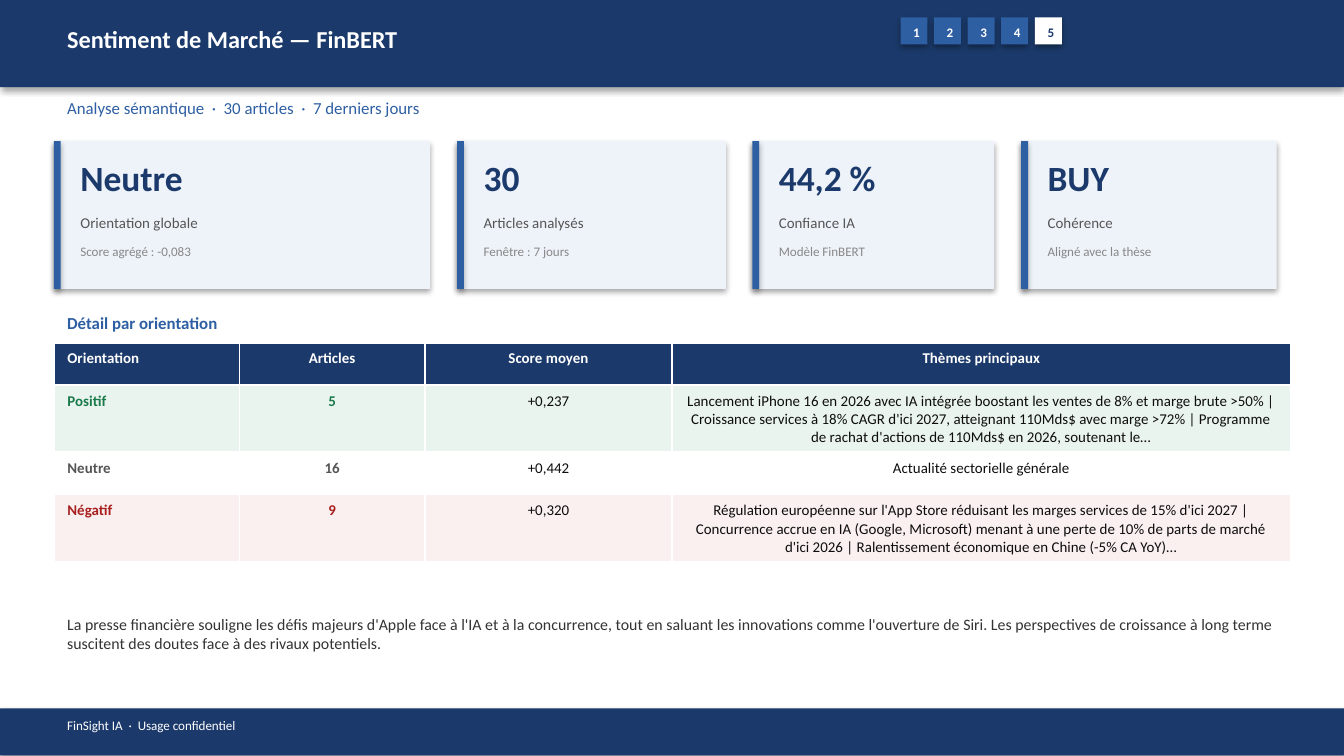
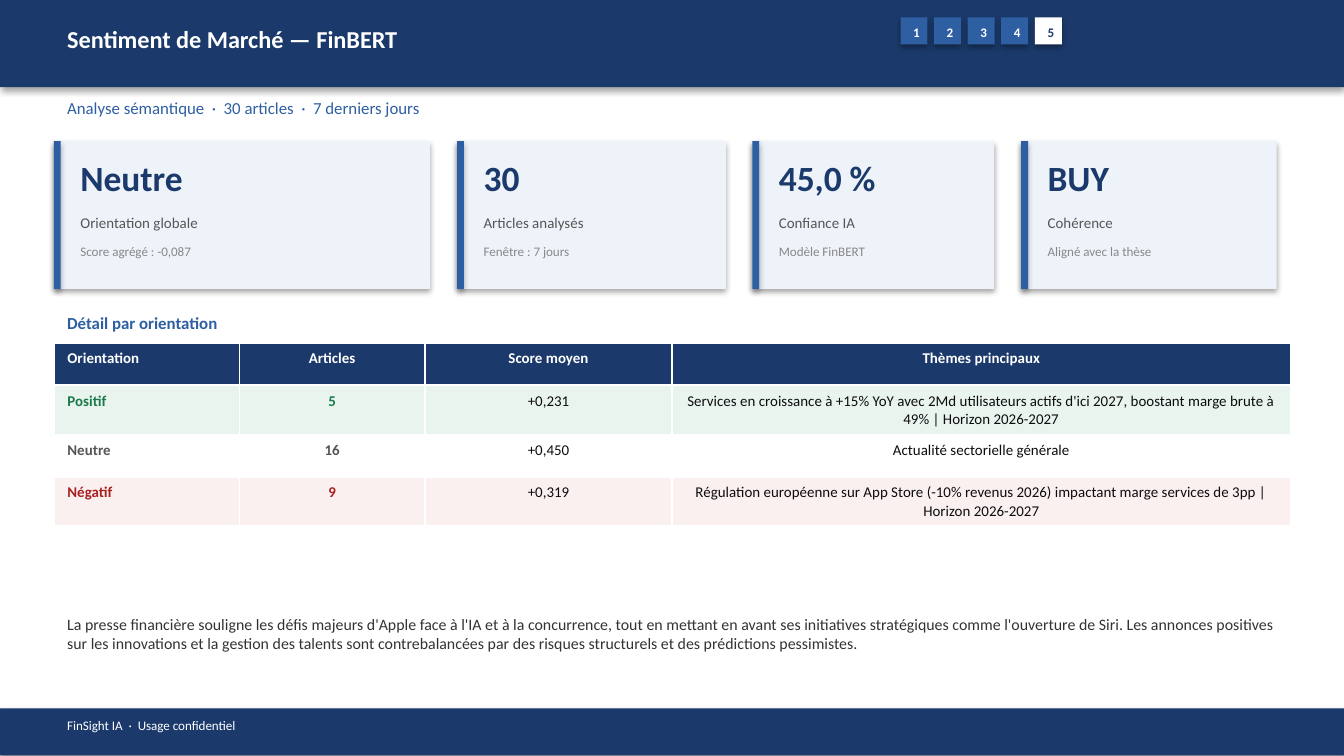
Before and after one commit to baptistejeh07-art/finsight-ia, a slide deck: slide 18 of preview/AAPL/AAPL_pitchbook.pptx. Drawn at 1344x756 pixels with LibreOffice and Linux fonts; fonts in the diff are those of the drawing. Boxes give left, top, right and bottom in pixels: in the first picture for what was removed or moved away, otherwise in the second. Text is boxed around its words. In the diff, an @@ line names an element or a change of style, - is before the commit and + after.

```diff
--- a/preview/AAPL/AAPL_pitchbook.pptx
+++ b/preview/AAPL/AAPL_pitchbook.pptx
@@ text at bbox=[779, 167, 842, 196]: text changed @@
-44,2 %
+45,0 %
@@ text at bbox=[80, 247, 191, 258]: text changed @@
-Score agrégé : -0,083
+Score agrégé : -0,087
@@ table at bbox=[54, 343, 1290, 520] @@
-row 2, column 3: +0,237
+row 2, column 3: +0,231
-row 2, column 4: Lancement iPhone 16 en 2026 avec IA intégrée boostant les ventes de 8% et marge brute >50% | Croissance services à 18% CAGR d'ici 2027, atteignant 110Mds$ avec marge >72% | Programme de rachat d'actions de 110Mds$ en 2026, soutenant le…
+row 2, column 4: Services en croissance à +15% YoY avec 2Md utilisateurs actifs d'ici 2027, boostant marge brute à 49% | Horizon 2026-2027
-row 3, column 3: +0,442
+row 3, column 3: +0,450
-row 4, column 3: +0,320
+row 4, column 3: +0,319
-row 4, column 4: Régulation européenne sur l'App Store réduisant les marges services de 15% d'ici 2027 | Concurrence accrue en IA (Google, Microsoft) menant à une perte de 10% de parts de marché d'ici 2026 | Ralentissement économique en Chine (-5% CA YoY)…
+row 4, column 4: Régulation européenne sur App Store (-10% revenus 2026) impactant marge services de 3pp | Horizon 2026-2027
@@ text at bbox=[67, 619, 1273, 652]: text changed @@
-La presse financière souligne les défis majeurs d'Apple face à l'IA et à la concurrence, tout en saluant les innovations comme l'ouverture de Siri. Les perspectives de croissance à long terme suscitent des doutes face à des rivaux potentiels.
+La presse financière souligne les défis majeurs d'Apple face à l'IA et à la concurrence, tout en mettant en avant ses initiatives stratégiques comme l'ouverture de Siri. Les annonces positives sur les innovations et la gestion des talents sont contrebalancées par des risques structurels et des prédictions pessimistes.
```
Also in this commit, not shown: 14 other slides changed, 4 other files.
